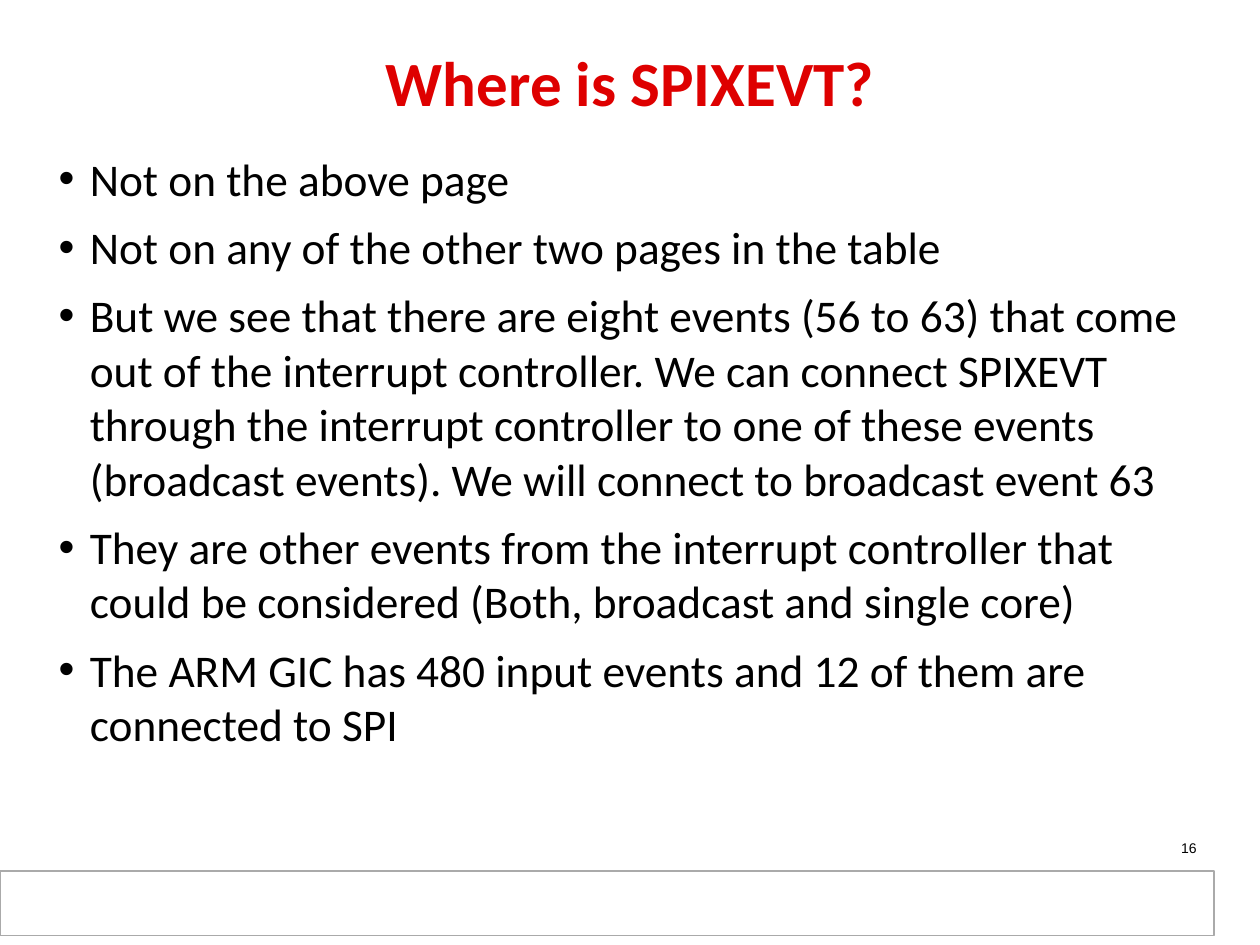
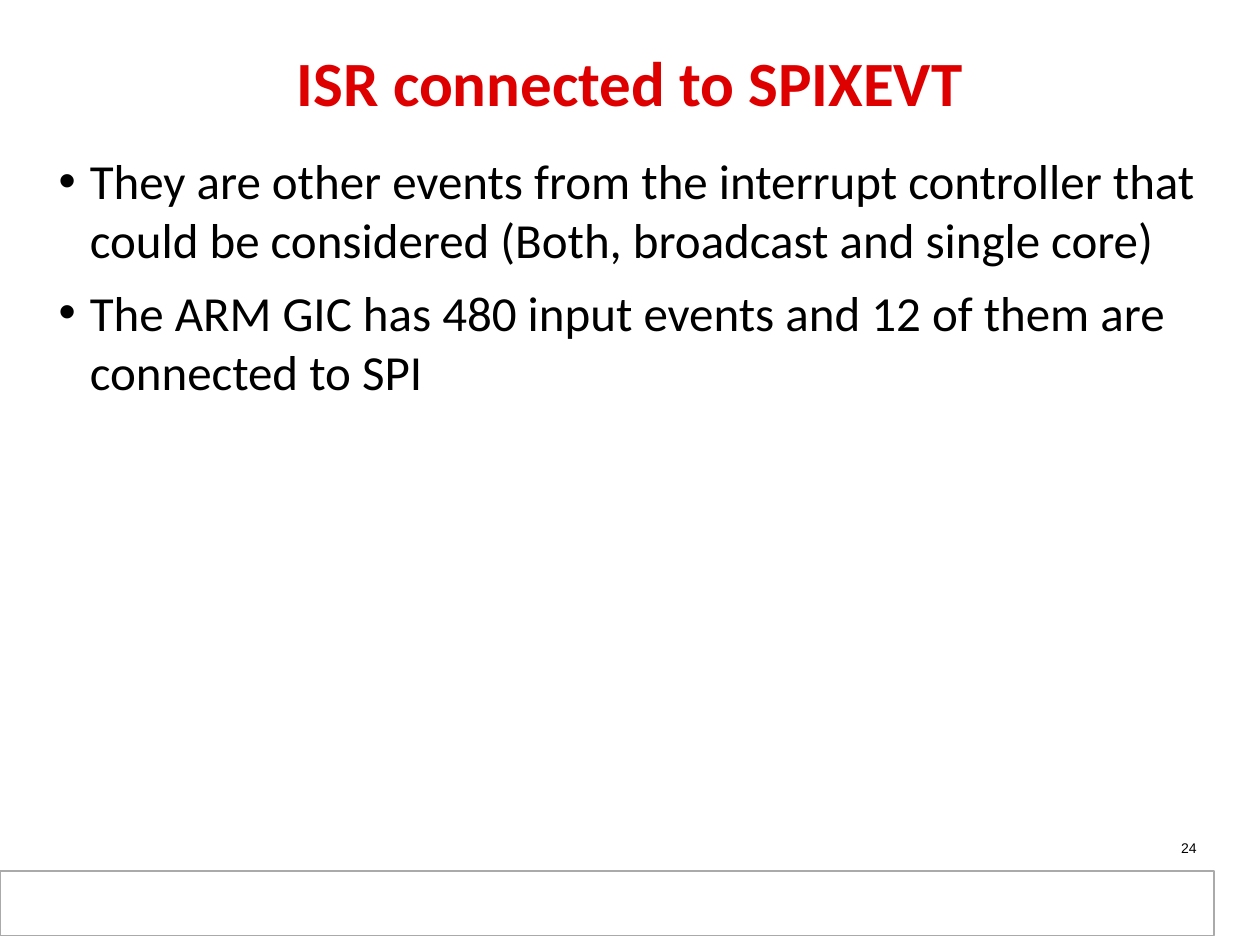
Before and after one commit to hari1989/keystone-workshop, a slide deck: slide 24 of slides/KeyStone_Interrupts.pptx (slide 16 before the commit). Drawn at 1260x945 pixels with LibreOffice and Linux fonts; fonts in the diff are those of the drawing; background and template pictures are left out. Boxes give left, top, right and bottom in pixels: in the first picture for what was removed or moved away, otherwise in the second. Text is boxed around its words. In the diff, an @@ line names an element or a change of style, - is before the commit and + after.

```diff
--- a/slides/KeyStone_Interrupts.pptx
+++ b/slides/KeyStone_Interrupts.pptx
@@ title at (297, 61, 963, 107): text changed @@
-Where is SPIXEVT?
+ISR connected to SPIXEVT
@@ text "They are other events from ..." at (90, 165, 1194, 391): size 25.9 to 28 pt @@
@@ text at (90, 164, 1176, 502): paragraphs removed @@
-• Not on the above page
-• Not on any of the other two pages in the table
-• But we see that there are eight events (56 to 63) that come out of the interrupt controller. We can connect SPIXEVT through the interrupt controller to one of these events (broadcast events). We will connect to broadcast event 63
@@ page number at (1181, 843, 1197, 853): text changed @@
-16
+24
```
Also in this commit, not shown: 5 other slides changed, 5 slides added, 3 slides removed.
